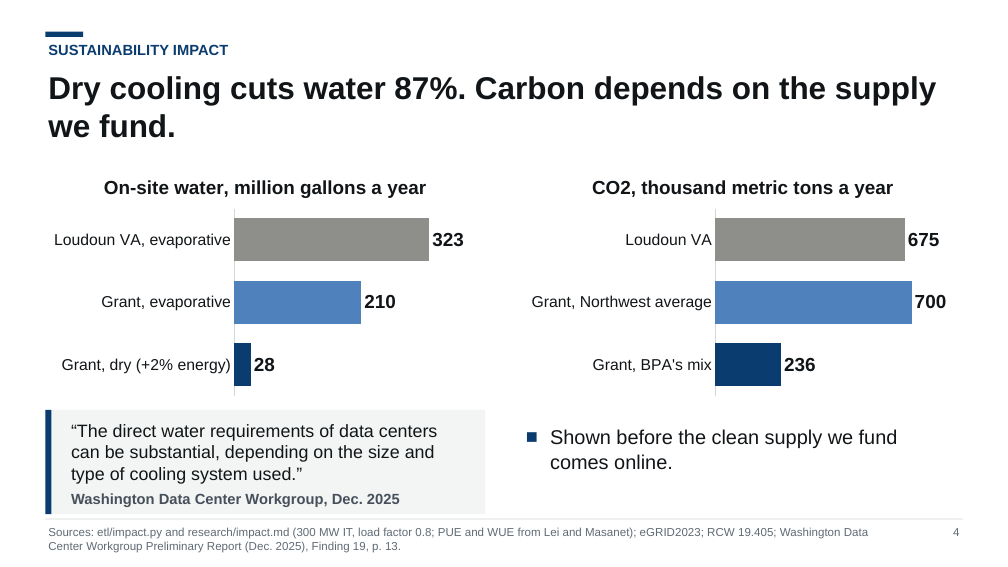
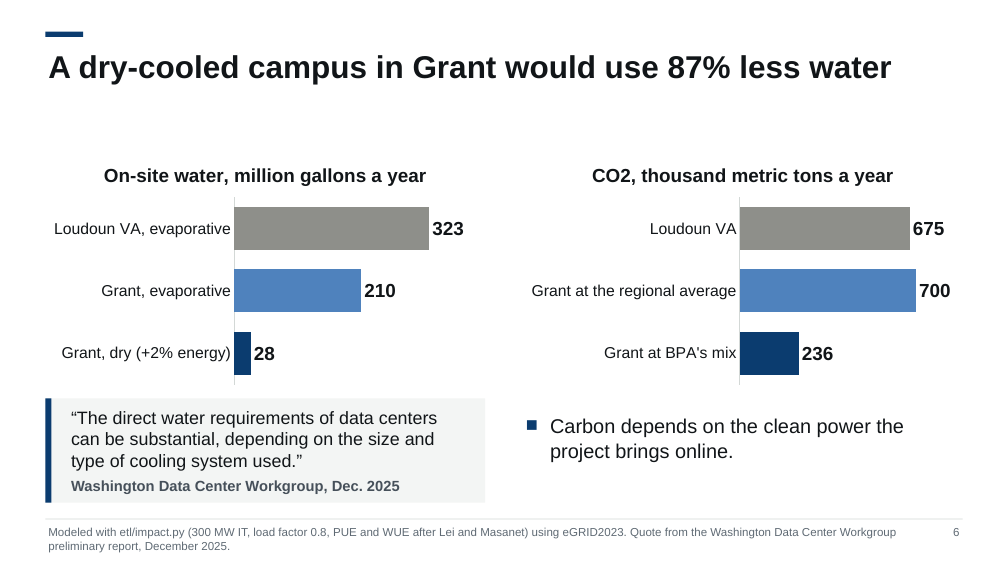
Before and after one commit to NeilKhandelwal/BAC-Hackathon, a slide deck: slide 6 of docs/deck/pitch_template.pptx (slide 4 before the commit). Drawn at 1008x567 pixels with LibreOffice and Linux fonts; fonts in the diff are those of the drawing. Boxes give left, top, right and bottom in pixels: in the first picture for what was removed or moved away, otherwise in the second. Text is boxed around its words. In the diff, an @@ line names an element or a change of style, - is before the commit and + after.

```diff
--- a/docs/deck/pitch_template.pptx
+++ b/docs/deck/pitch_template.pptx
@@ text removed at box(48, 44, 228, 55) @@
-SUSTAINABILITY IMPACT
@@ text added at box(48, 55, 891, 84), 30 pt, text #111518, bold @@
+A dry-cooled campus in Grant would use 87% less water
@@ text removed at box(48, 76, 936, 138) @@
-Dry cooling cuts water 87%. Carbon depends on the supply we fund.
@@ bar chart at box(523, 151, 963, 389) @@
-categories: Loudoun VA, Grant, Northwest average, Grant, BPA's mix
+categories: Loudoun VA, Grant at the regional average, Grant at BPA's mix
@@ 2 bar charts, 2 rectangles: place and size @@
-2 bar charts, 2 rectangles at box(45, 163, 963, 514)
+2 bar charts, 2 rectangles at box(45, 151, 963, 503)
@@ text "“The direct water requirements of ...": place and size @@
-text "“The direct water requirements of ..." at box(71, 424, 438, 507)
+text "“The direct water requirements of ..." at box(71, 411, 438, 494)
@@ text at box(550, 418, 904, 462): text changed @@
-■ Shown before the clean supply we fund comes online.
+■ Carbon depends on the clean power the project brings online.
@@ text at box(48, 527, 896, 553): text changed @@
-Sources: etl/impact.py and research/impact.md (300 MW IT, load factor 0.8; PUE and WUE from Lei and Masanet); eGRID2023; RCW 19.405; Washington Data Center Workgroup Preliminary Report (Dec. 2025), Finding 19, p. 13.
+Modeled with etl/impact.py (300 MW IT, load factor 0.8, PUE and WUE after Lei and Masanet) using eGRID2023. Quote from the Washington Data Center Workgroup preliminary report, December 2025.
@@ text at box(953, 528, 959, 536): text changed @@
-4
+6
```
Also in this commit, not shown: 8 other slides changed, 6 slides added, 6 slides removed, 23 other files.
